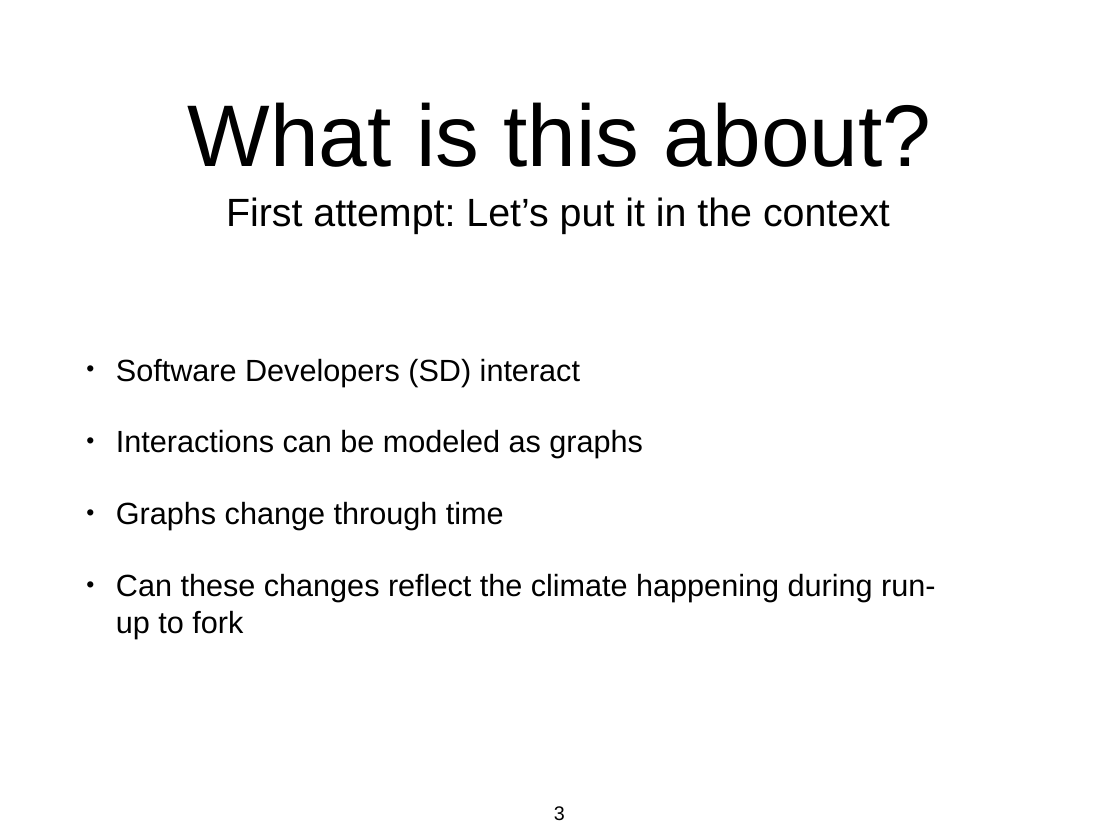
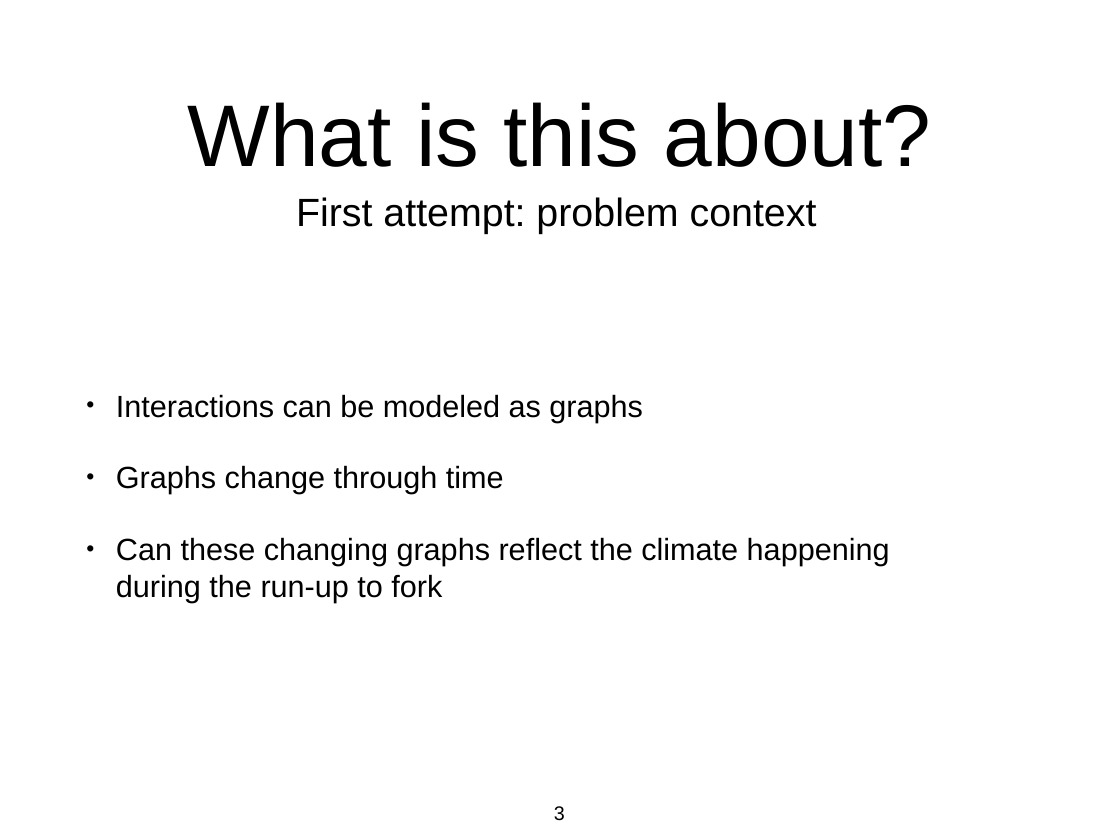
Before and after one commit to azarbakht/prelim, a slide deck: slide 3 of slides/prelim_presentation.pptx. Drawn at 1120x840 pixels with LibreOffice and Linux fonts; fonts in the diff are those of the drawing. Boxes give left, top, right and bottom in pixels: in the first picture for what was removed or moved away, otherwise in the second. Text is boxed around its words. In the diff, an @@ line names an element or a change of style, - is before the commit and + after.

```diff
--- a/slides/prelim_presentation.pptx
+++ b/slides/prelim_presentation.pptx
@@ text at box(296, 197, 817, 234): text changed @@
-First attempt: Let’s put it in the context
+First attempt: problem context
@@ text at box(116, 358, 580, 386): paragraph removed @@
-• Software Developers (SD) interact
@@ text at box(116, 537, 890, 603): text changed @@
-• Can these changes reflect the climate happening during run-up to fork
+• Can these changing graphs reflect the climate happening during the run-up to fork
```
Also in this commit, not shown: 13 other slides changed, 2 other files.
